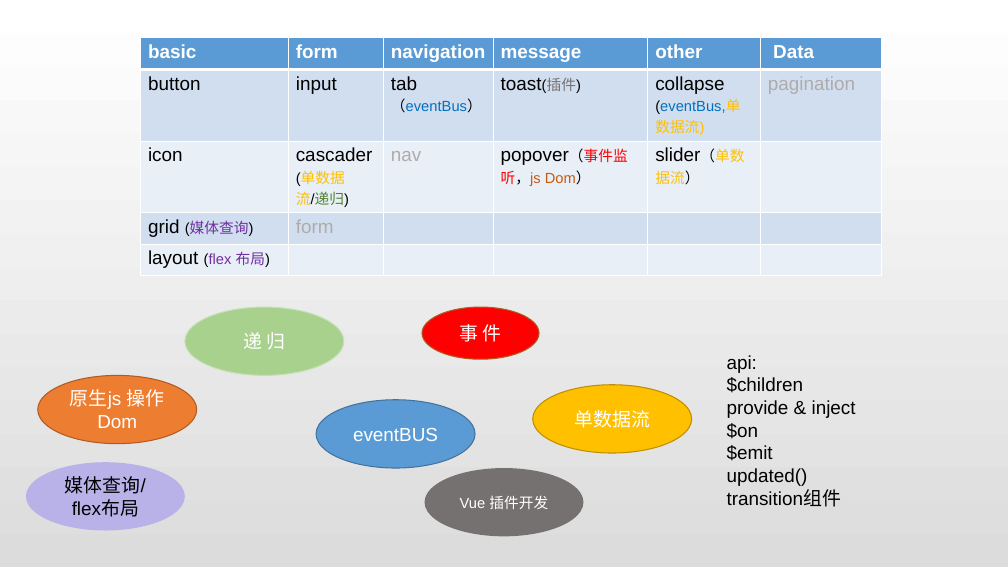
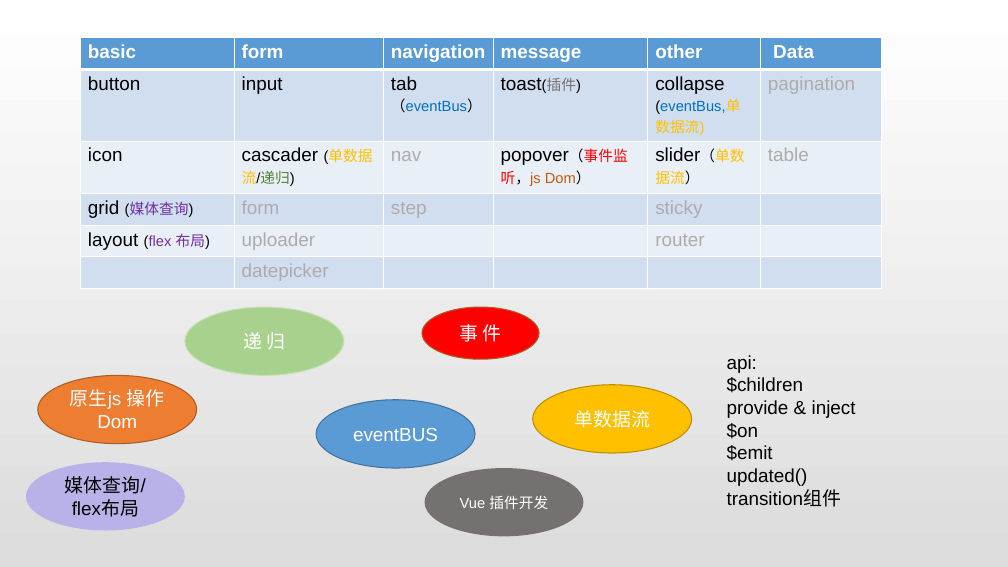
Before and after one commit to Firenzia/sakura-ui, a slide deck: slide 2 of note/UI总结.pptx. Drawn at 1008x567 pixels with LibreOffice and Linux fonts; fonts in the diff are those of the drawing. Boxes give left, top, right and bottom in pixels: in the first picture for what was removed or moved away, otherwise in the second. Text is boxed around its words. In the diff, an @@ line names an element or a change of style, - is before the commit and + after.

```diff
--- a/note/UI总结.pptx
+++ b/note/UI总结.pptx
@@ table at <box>80,38,882,285</box> @@
-row 3: icon | cascader (单数据流/递归) | nav | popover（事件监听，js Dom） | slider（单数据流） | 
-row 4: grid (媒体查询) | form |  |  |  | 
-row 5: layout (flex 布局) |  |  |  |  | 
+row 3: icon | cascader (单数据流/递归) | nav | popover（事件监听，js Dom） | slider（单数据流） | table
+row 4: grid (媒体查询) | form | step |  | sticky | 
+row 5: layout (flex 布局) | uploader |  |  | router | 
+row 6:  | datepicker |  |  |  | 
@@ table: place and size @@
-table at <box>141,38,882,272</box>
+table at <box>80,38,882,285</box>
```
Also in this commit, not shown: 5 other files.
